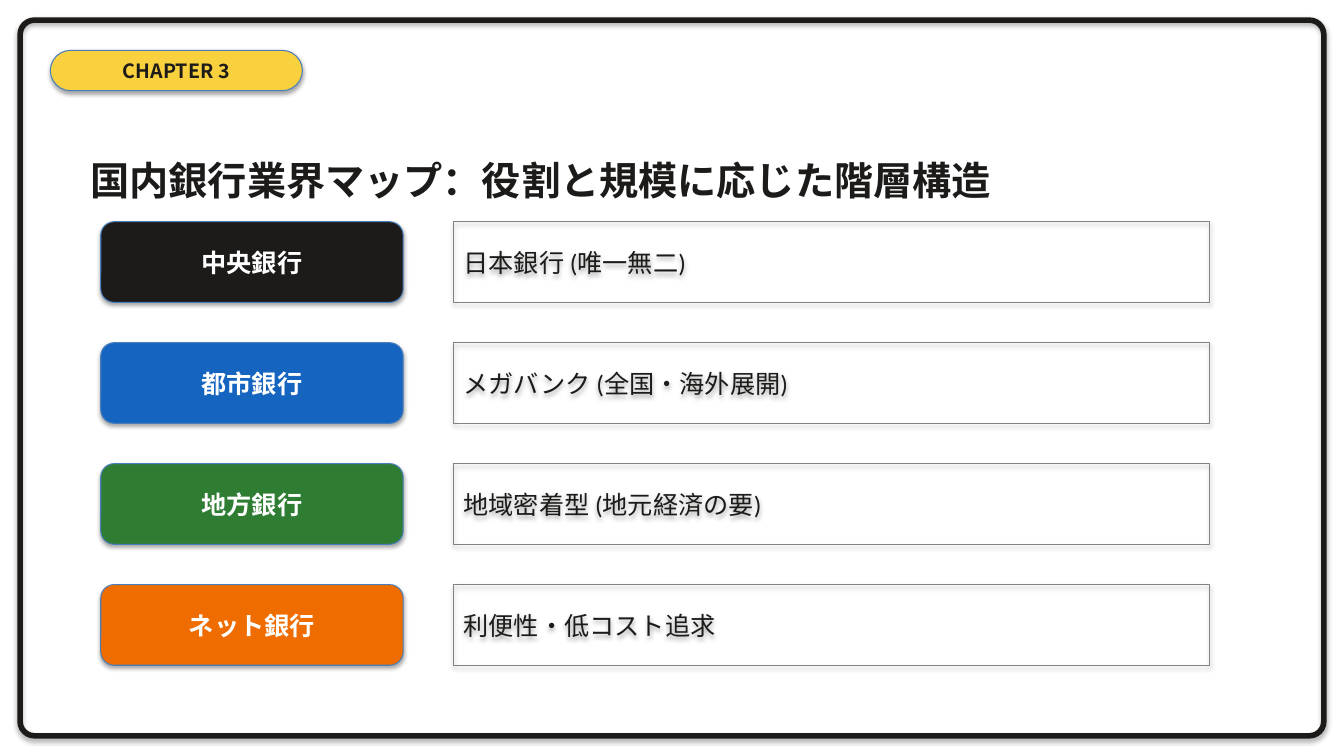
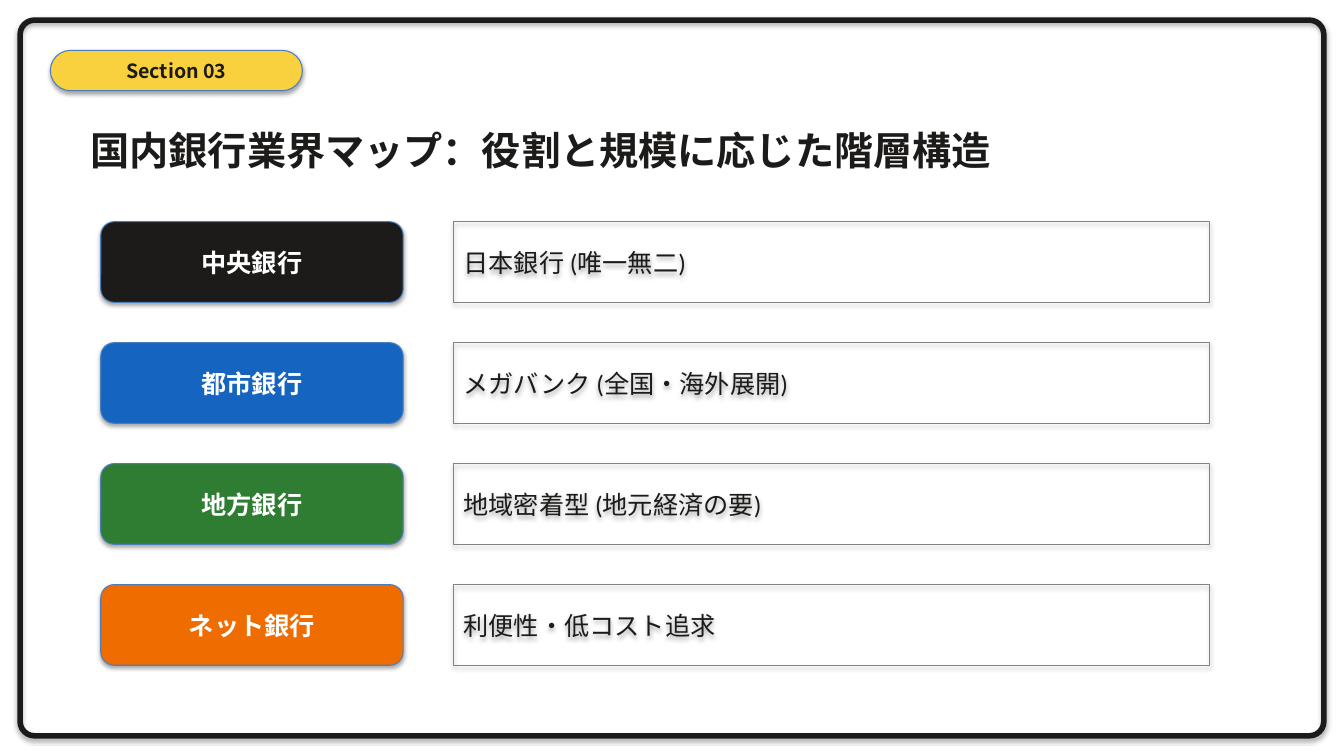
Before and after one commit to xilicrysta/bank-pptx, a slide deck: slide 15 of design-strategy/bank_strategy_presentation.pptx. Drawn at 1344x756 pixels with LibreOffice and Linux fonts; fonts in the diff are those of the drawing. Boxes give left, top, right and bottom in pixels: in the first picture for what was removed or moved away, otherwise in the second. Text is boxed around its words. In the diff, an @@ line names an element or a change of style, - is before the commit and + after.

Commit message:
Unify naming to Section, refactor generator class, and fix output path duplication (s)

```diff
--- a/design-strategy/bank_strategy_presentation.pptx
+++ b/design-strategy/bank_strategy_presentation.pptx
@@ text in rounded rectangle at [126,62,226,79]: text changed @@
-CHAPTER 3
+Section 03
@@ text "国内銀行業界マップ：役割と規模に応じた階層構造": place and size @@
-text "国内銀行業界マップ：役割と規模に応じた階層構造" at [91,161,991,199]
+text "国内銀行業界マップ：役割と規模に応じた階層構造" at [91,131,991,169]
```
Also in this commit, not shown: 20 other slides changed, 1 other file.
